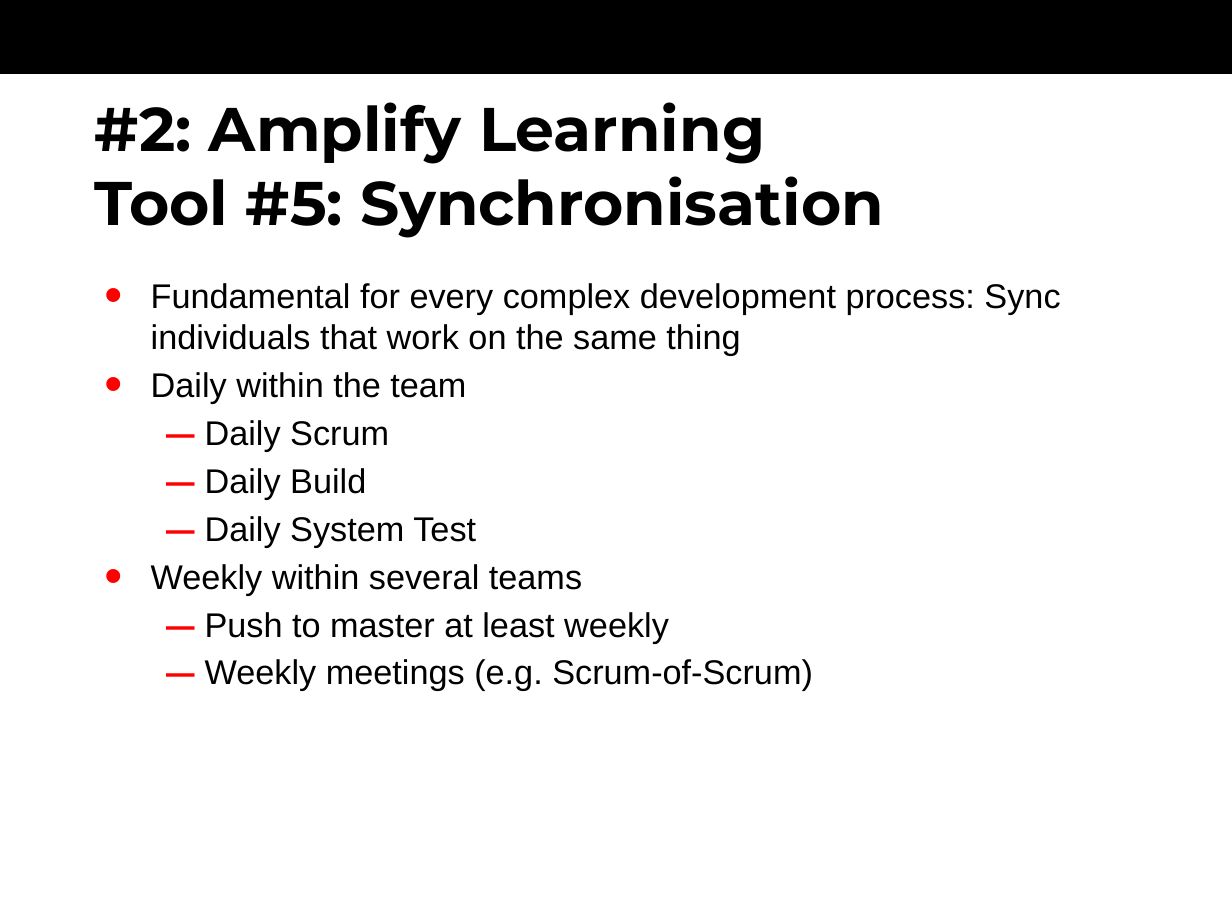
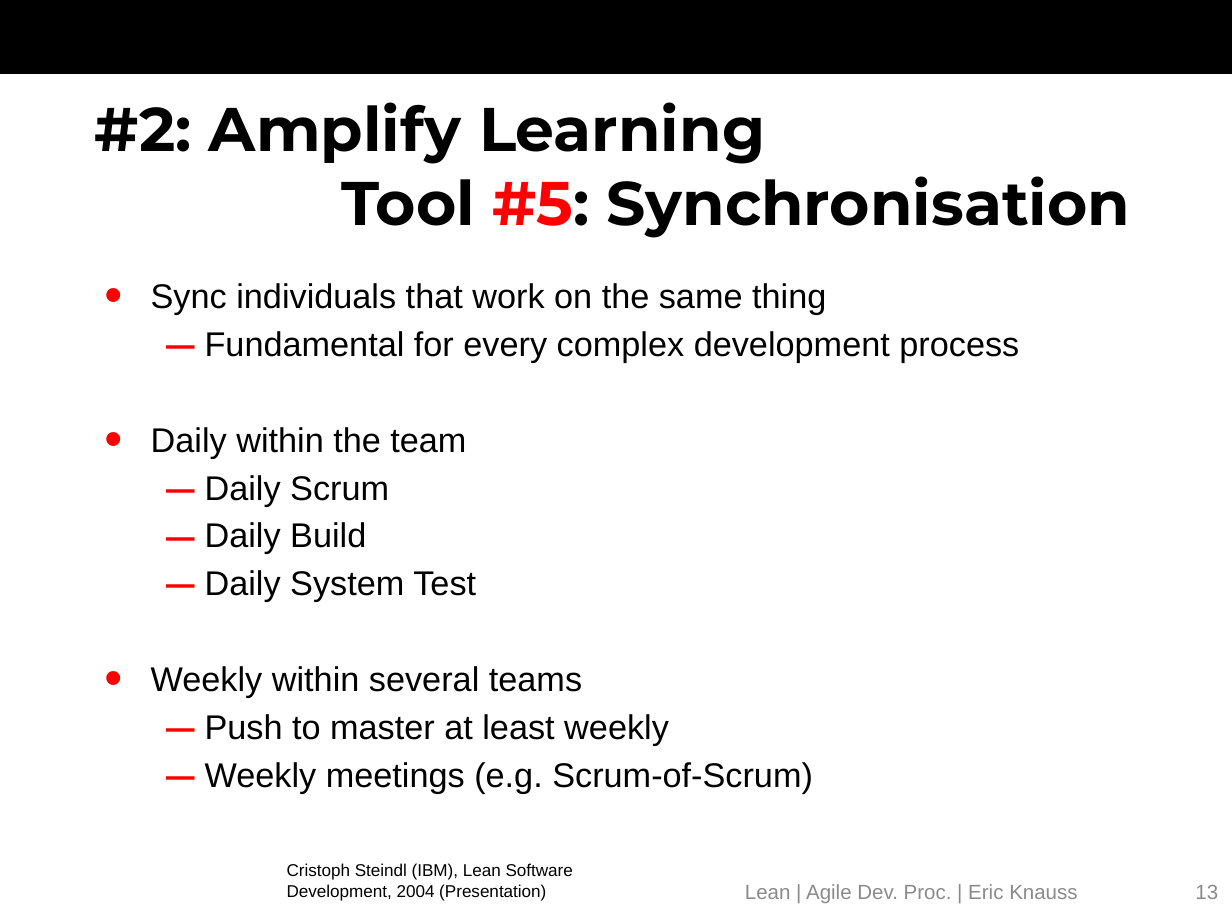
Before and after one commit to oerich/EDA397, a slide deck: slide 13 of Slides/src/agile-dev-processes-7-lean.pptx. Drawn at 1232x924 pixels with LibreOffice and Linux fonts; fonts in the diff are those of the drawing; background and template pictures are left out. Boxes give left, top, right and bottom in pixels: in the first picture for what was removed or moved away, otherwise in the second. Text is boxed around its words. In the diff, an @@ line names an element or a change of style, - is before the commit and + after.

Commit message:
Working on Lean slides

```diff
--- a/Slides/src/agile-dev-processes-7-lean.pptx
+++ b/Slides/src/agile-dev-processes-7-lean.pptx
@@ title "#2: Amplify Learning Tool #5: ..." at [95, 102, 1130, 238]: text colour #000000 to #FF0000 in "#5:" @@
@@ text at [151, 283, 1019, 362]: text changed @@
-• Fundamental for every complex development process: Sync individuals that work on the same thing
+• Sync individuals that work on the same thing
+  – Fundamental for every complex development process
@@ text added at [287, 863, 573, 901], 10 pt, text #000000 @@
+Cristoph Steindl (IBM), Lean Software Development, 2004 (Presentation)
@@ text added at [745, 884, 1077, 903], 12 pt, text #8C8C8C @@
+Lean | Agile Dev. Proc. | Eric Knauss
@@ page number added at [1195, 885, 1218, 899], 12 pt, text #8C8C8C @@
+13
```
Also in this commit, not shown: 12 other slides changed, 1 slide added, 1 slide removed.
